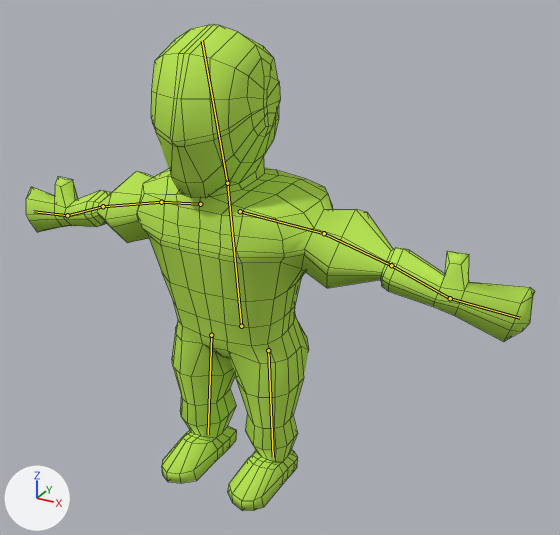
The Blender file Tactics/assets/models/body.blend as it was, and as the next commit left it.
Both versions are drawn from a camera (50 mm lens) standing at (89.6, -135.4, 127.4) and looking at (11.1, 7.2, 56.1). Arrows for +X, +Y and +Z are at lower left; the lights stay in place. The bones that bend it are drawn over the model as lines. Mesh edges are drawn as thin lines.

Objects in the first picture: 'Body'.
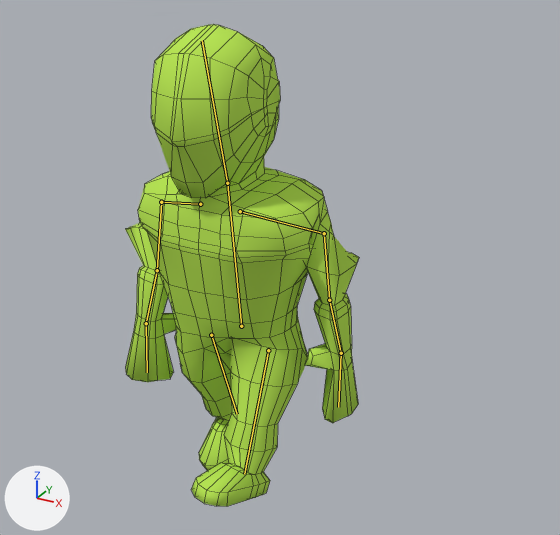
The newer file adds an action. The first version stands in its rest pose; the second is drawn at frame 30 of the action 'Run'.

Boxes (x1, y1, x2, y2) around the edits, measured in the pictures (560 x 535 px):
'Body', posed (54% narrower)
    before: (26, 24, 535, 510)
    after: (125, 24, 359, 506)
bone 'LArm.R', root to tip
    before: (324, 233) to (391, 265)
    after: (324, 233) to (329, 300)
bone 'Hand.R', root to tip
    before: (391, 265) to (450, 298)
    after: (329, 300) to (341, 353)
bone 'Hand.R.001', root to tip
    before: (450, 298) to (520, 318)
    after: (341, 353) to (338, 407)
bone 'LArm.L', root to tip
    before: (161, 202) to (103, 206)
    after: (161, 202) to (157, 270)
bone 'Hand.L', root to tip
    before: (103, 206) to (67, 215)
    after: (157, 270) to (146, 323)
bone 'Hand.L.001', root to tip
    before: (67, 215) to (33, 211)
    after: (146, 323) to (147, 372)
bone 'Leg.R', root to tip
    before: (268, 350) to (273, 457)
    after: (268, 350) to (244, 474)
bone 'Leg.L', root to tip
    before: (211, 335) to (208, 434)
    after: (211, 335) to (237, 414)

The edits, one by one:
Bone 'LArm.R' (bone_larm_r) moves from (0.0, 0.0, 0.0) to (-14.4, 72.6, -18.0).
Bone 'LArm.R' (bone_larm_r) turns from (0, 0, 0) to (-106, 0, -140) degrees about its own x, y and z.
Bone 'Hand.R' (bone_hand_r) moves from (0.0, 0.0, 0.0) to (0.1, -7.8, 1.3).
Bone 'Hand.R' (bone_hand_r) turns from (0, 0, 0) to (3, 0, 0) degrees about its own x, y and z.
Bone 'Hand.R.001' (bone_hand_r_001) turns from (0, 0, 0) to (0, -45, -2) degrees about its own x, y and z.
Bone 'LArm.L' (bone_larm_l) turns from (0, 0, 0) to (-106, 0, -140) degrees about its own x, y and z.
Bone 'Hand.L' (bone_hand_l) turns from (0, 0, 0) to (1, -2, 6) degrees about its own x, y and z.
Bone 'Hand.L.001' (bone_hand_l_001) turns from (0, 0, 0) to (1, -1, 16) degrees about its own x, y and z.
Bone 'Leg.R' (bone_leg_r) turns from (0, 0, 0) to (-25, 1, -7) degrees about its own x, y and z.
Bone 'Leg.L' (bone_leg_l) turns from (0, 0, 0) to (20, -2, -1) degrees about its own x, y and z.
